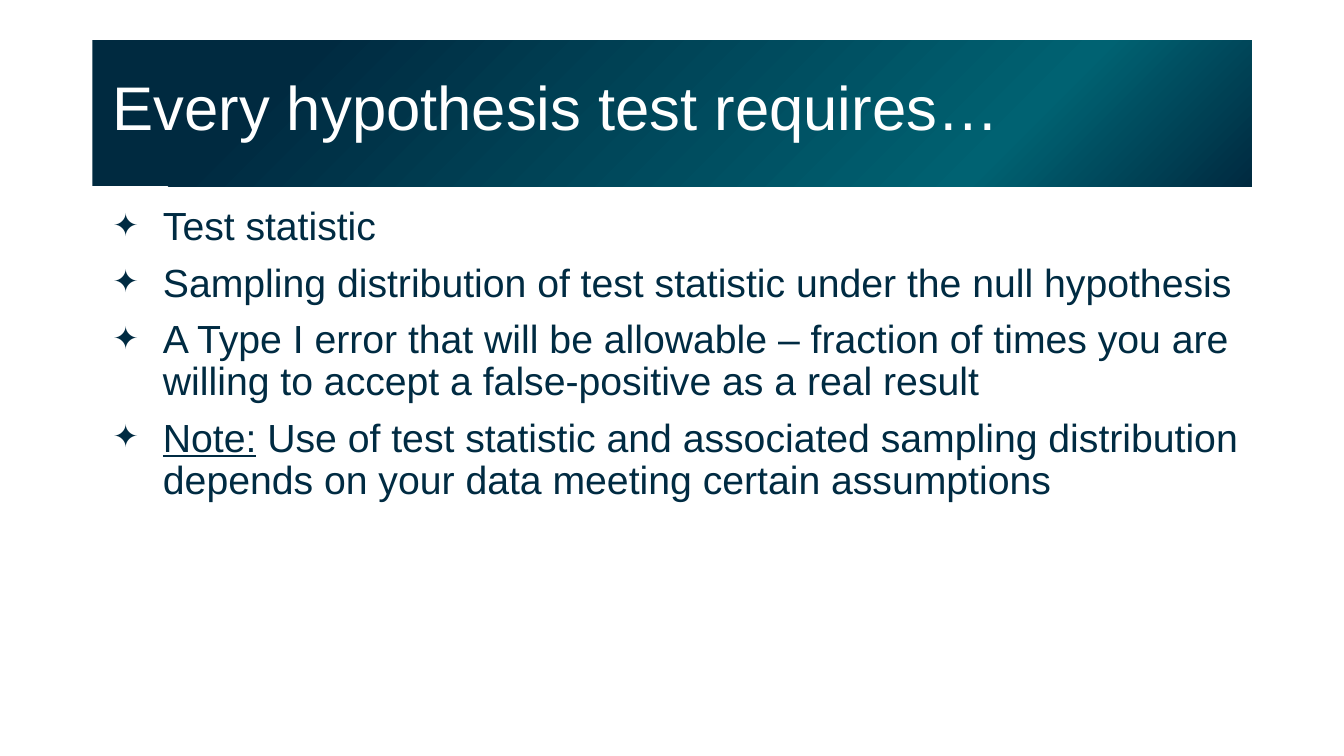
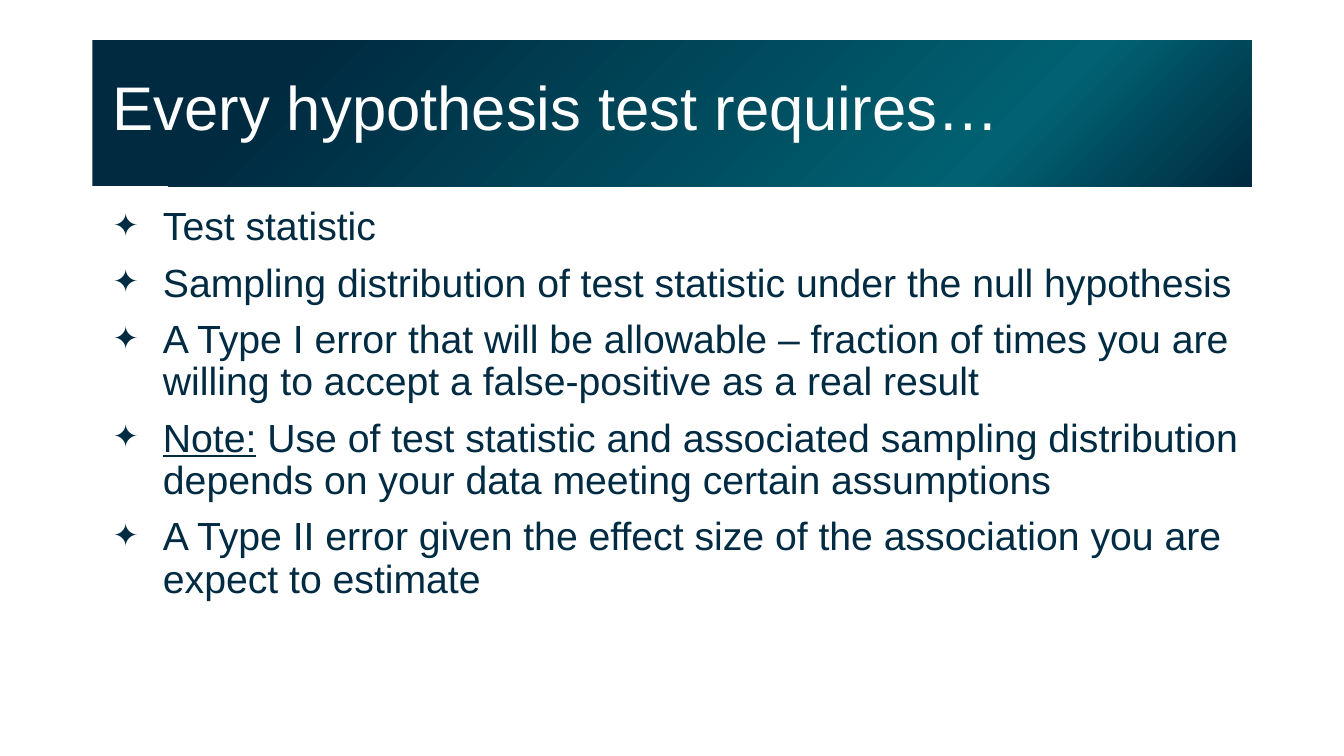
Before and after one commit to gladstone-institutes/Bioinformatics-Workshops, a slide deck: slide 42 of hypothesis-testing/HypothesisTesting.pptx (slide 36 before the commit). Drawn at 1344x756 pixels with LibreOffice and Linux fonts; fonts in the diff are those of the drawing. Boxes give left, top, right and bottom in pixels: in the first picture for what was removed or moved away, otherwise in the second. Text is boxed around its words. In the diff, an @@ line names an element or a change of style, - is before the commit and + after.

```diff
--- a/hypothesis-testing/HypothesisTesting.pptx
+++ b/hypothesis-testing/HypothesisTesting.pptx
@@ text at <box>163,521,1222,601</box>: paragraph added @@
+✦ A Type II error given the effect size of the association you are expect to estimate
```
Also in this commit, not shown: 8 other slides changed, 6 slides added.
